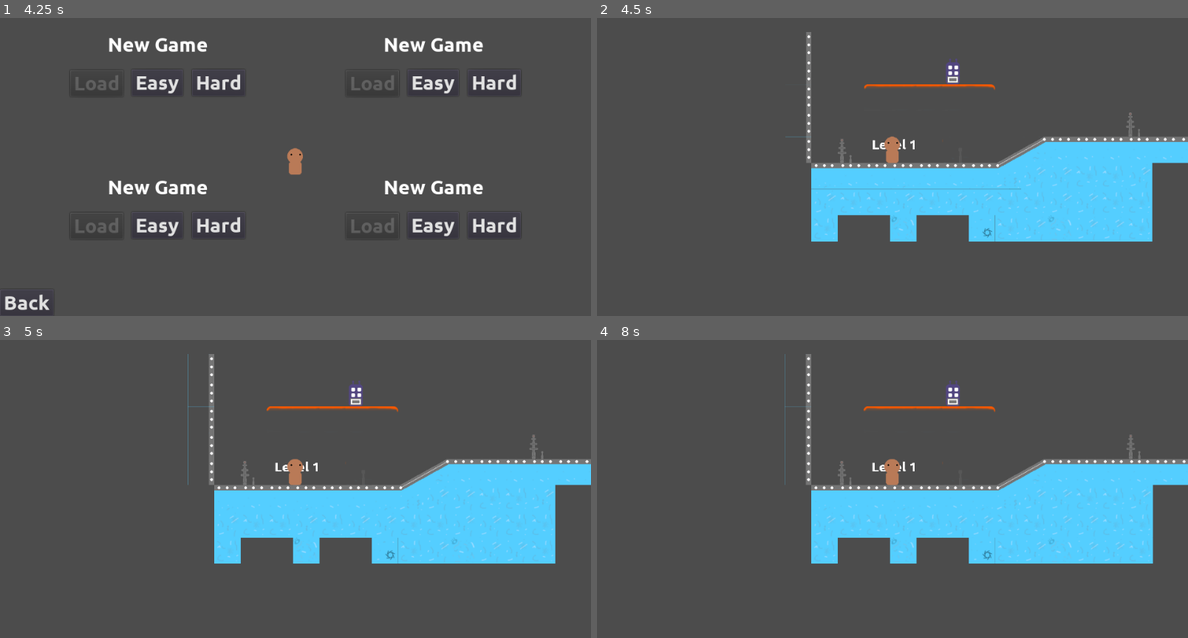
Above: before the commit, frames 1-4 (two rows, left to right).
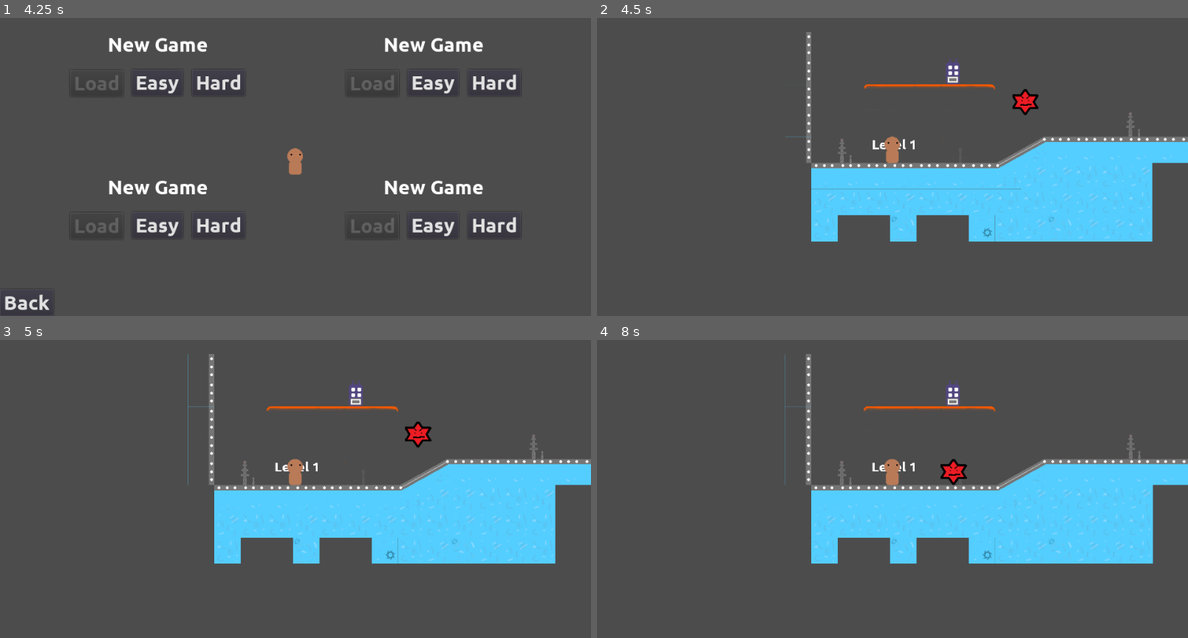
Above: after the commit, the same moments.

Repository: wsheldon67/Scredric
Game: Godot game, scene res://Main.tscn
Same seed, same stepped clock (60 frames per second), same inputs: the game is played once before the commit and once after it.
Inputs:
- Up to frame 1 (4.25 s): click "Start" at 0.5 s; click "Back" at 1.25 s; click "Start" at 2 s; click "Join" at 2.75 s; click "Ready" at 3.5 s
- Up to frame 2 (4.5 s): click "Easy" at 4.25 s
- Up to frame 3 (5 s): no input
- Up to frame 4 (8 s): no input

Frame 1 is identical in both runs. In frame 2, 0.2% of the frame differs, in the area x 70-75%, y 23-33%; in frame 3, 0.2%; in frame 4, 0.3%, in the area x 58-63%, y 39-49%.

Commit message:
Enemy Movement

Diff:
--- /dev/null
+++ b/project/assets/mobs/Enemy.gd
@@ -0,0 +1,8 @@
+extends Node2D
+
+var health = 3
+
+func take_hit(damage):
+	health -= damage
+	if health <= 0:
+		queue_free()
--- /dev/null
+++ b/project/assets/mobs/RedStar.gd
@@ -0,0 +1,17 @@
+extends "res://assets/mobs/Enemy.gd"
+
+var speed = 50
+var speed_mod = 1
+var direction = 1
+
+func _physics_process(delta):
+	var player_position = WORLD.get_closest_player(position).position
+	var m = direction * speed_mod
+	if player_position.x > position.x:
+		position.x += speed * delta * m
+	else:
+		position.x -= speed * delta * m
+	if player_position.y > position.y:
+		position.y += speed * delta * m
+	else:
+		position.y -= speed * delta * m
--- /dev/null
+++ b/project/elements/mobs/RedStar.tscn
@@ -0,0 +1,24 @@
+[gd_scene load_steps=5 format=2]
+
+[ext_resource path="res://assets/mobs/RedStar.png" type="Texture" id=1]
+[ext_resource path="res://assets/mobs/RedStar.gd" type="Script" id=2]
+
+[sub_resource type="SpriteFrames" id=1]
+animations = [ {
+"frames": [ ExtResource( 1 ) ],
+"loop": true,
+"name": "default",
+"speed": 5.0
+} ]
+
+[sub_resource type="CircleShape2D" id=2]
+radius = 29.1548
+
+[node name="RedStar" type="KinematicBody2D"]
+script = ExtResource( 2 )
+
+[node name="AnimatedSprite" type="AnimatedSprite" parent="."]
+frames = SubResource( 1 )
+
+[node name="CollisionShape2D" type="CollisionShape2D" parent="."]
+shape = SubResource( 2 )
--- a/project/global/WORLD.gd
+++ b/project/global/WORLD.gd
@@ -22,3 +22,12 @@
 	# Add Player to Camera
 	var camera = get_node("/root/Main/MultiCamera")
 	camera.add_target(player)
+
+func get_closest_player(target_position):
+	var players = get_tree().get_nodes_in_group("players")
+	var closest = players[0]
+	for player in players:
+		if player.position.distance_to(target_position) < closest.position.distance_to(target_position):
+			closest = player
+
+	return closest
--- a/project/levels/Level 1.tscn
+++ b/project/levels/Level 1.tscn
@@ -1,8 +1,9 @@
-[gd_scene load_steps=4 format=2]
+[gd_scene load_steps=5 format=2]
 
 [ext_resource path="res://elements/tiles/SciFi.tscn" type="PackedScene" id=1]
 [ext_resource path="res://elements/game_entities/PlayerStart.tscn" type="PackedScene" id=2]
 [ext_resource path="res://elements/game_entities/LevelEnd.tscn" type="PackedScene" id=3]
+[ext_resource path="res://elements/mobs/RedStar.tscn" type="PackedScene" id=4]
 
 [node name="Level 1" type="Node2D"]
 
@@ -22,3 +23,6 @@
 [node name="LevelEnd" parent="." instance=ExtResource( 3 )]
 position = Vector2( 1253, 224 )
 next_level = "Level 2"
+
+[node name="RedStar" parent="." instance=ExtResource( 4 )]
+position = Vector2( 787, 163 )
Binary file added: project/assets/mobs/RedStar.png
Not shown, added: project/assets/mobs/RedStar.png.import
